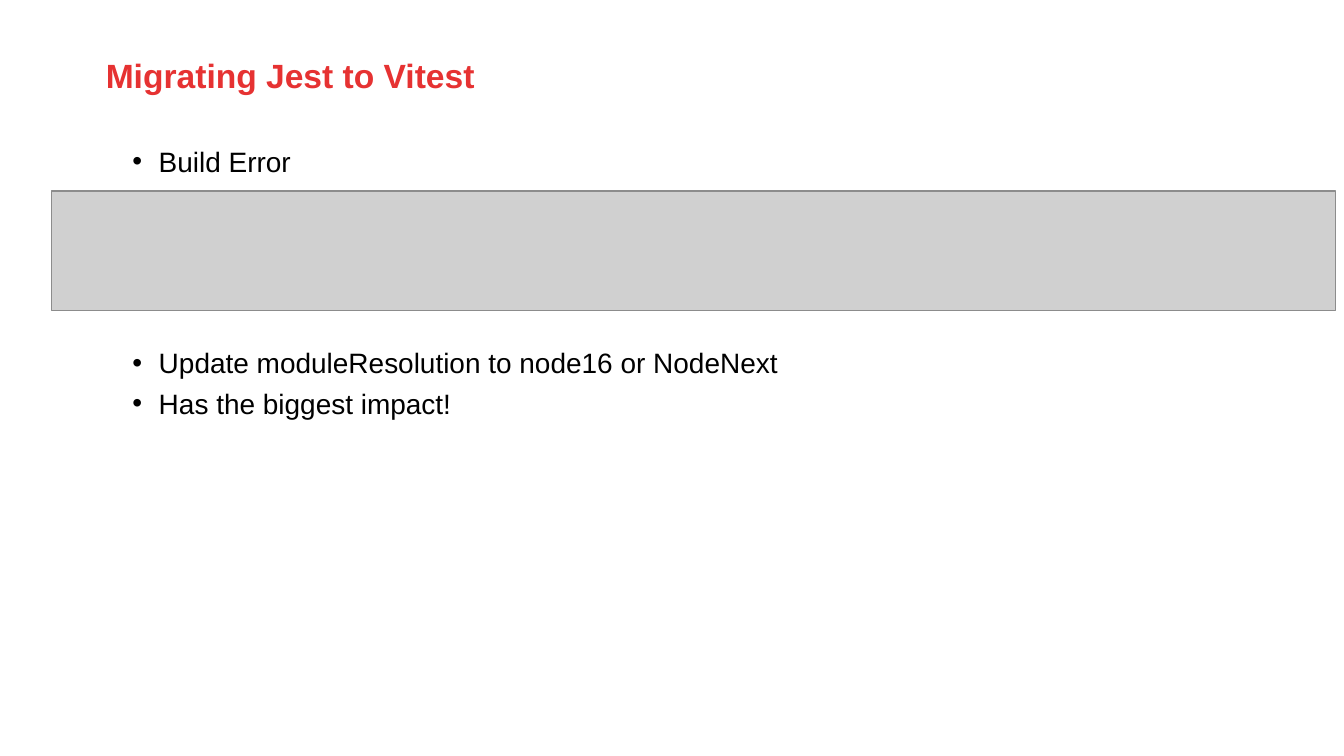
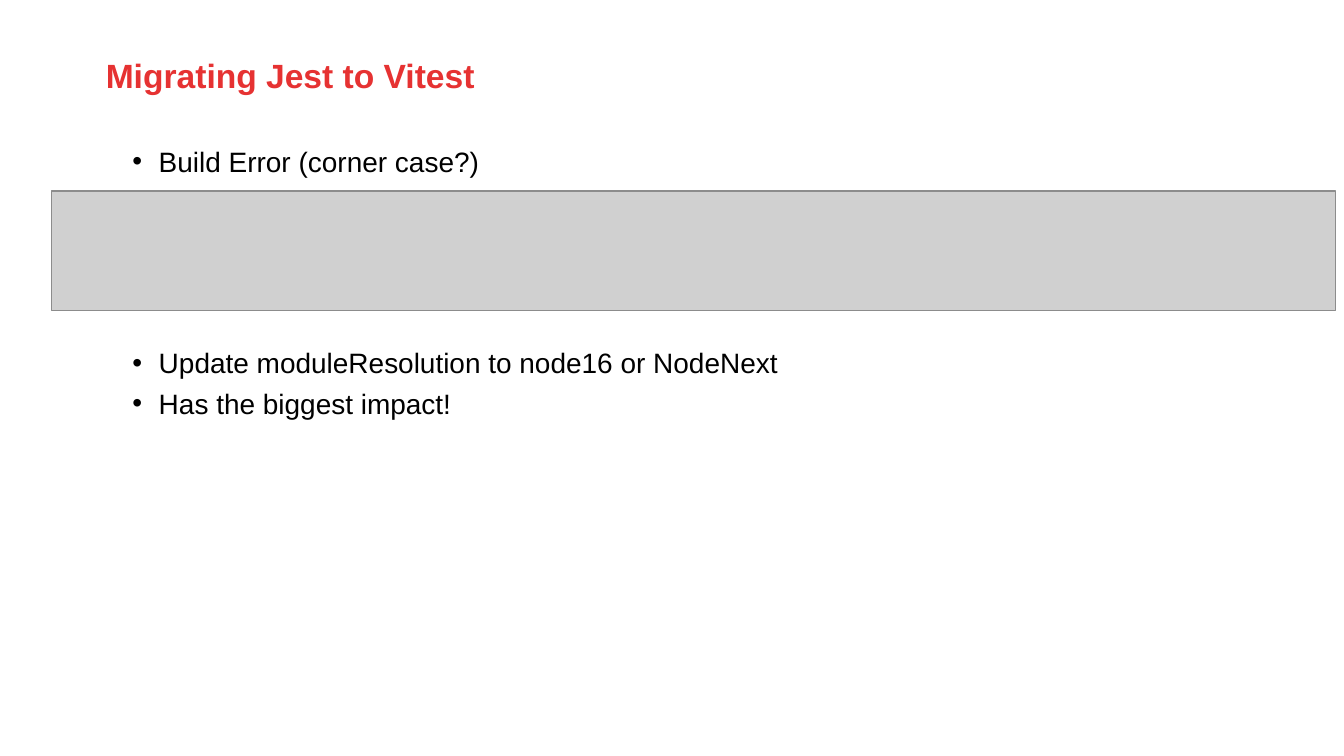
Before and after one commit to AMISConclusion/sig-typescript-unit-testing, a slide deck: slide 16 of typescript_unit_testing_with_vitest.pptx (slide 15 before the commit). Drawn at 1344x756 pixels with LibreOffice and Linux fonts; fonts in the diff are those of the drawing; grey boxes stand for pictures; background and template pictures are left out. Boxes give left, top, right and bottom in pixels: in the first picture for what was removed or moved away, otherwise in the second. Text is boxed around its words. In the diff, an @@ line names an element or a change of style, - is before the commit and + after.

```diff
--- a/typescript_unit_testing_with_vitest.pptx
+++ b/typescript_unit_testing_with_vitest.pptx
@@ text at box(159, 151, 479, 177): text changed @@
-  • Build Error
+  • Build Error (corner case?)
```
Also in this commit, not shown: 11 other slides changed, 1 other file.
